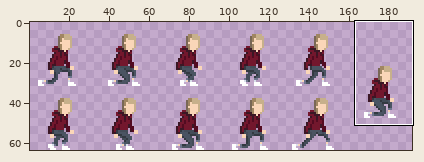
A sprite sheet gets an edit: Unity/Vertical Slice/Assets/Kaelyn Sprites/player_hiding_sprites.png. The first picture is a wide view before the edit; the outline marks the close-up.
Close-up. Before the commit:
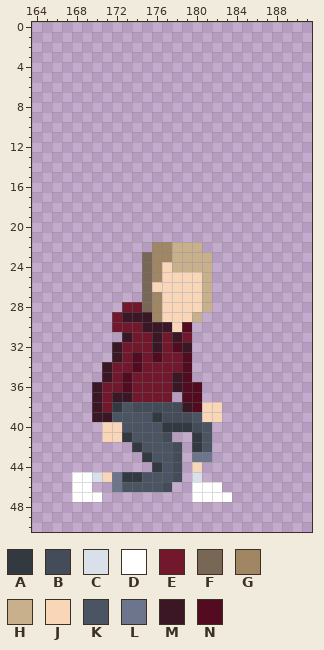
The file is 192x64 pixels. Shown: x 164..191, y 0..50. The wide view leaves out empty margins.
Palette (. is transparent): A #333941  B #434c58  C #dae0ea  D #ffffff  E #73172d  F #796755  G #a08662  H #c7b08b  J #fad6b8  K #4a5462  L #6d758d  M #3b1725  N #530b21
Pixels before, first column x 168:
22 ........GGHHH...
23 .......FGGHHHH..
24 .......FGJHHHH..
25 .......FGJJJJH..
26 .......FJJJJJH..
27 .......FGJJJJH..
28 .....EEFGJJJJH..
29 ....EMMMGJJJH...
30 ....EEEMMMJN....
31 .....MEEMEME....
32 ....MEEEMENM....
33 ....MENENEEN....
34 ...MEENEEEEN....
35 ...MENEEEEMN....
36 ..MEENEEEEMNN...
37 ..MEMMEEEE.NN...
38 ..MEAKBBBBBMNJJ.
39 ..MMKKKKABBBKJJ.
40 ...JJKKKKAAABK..
41 ...JJAKKKB..AK..
42 ......AKKKB.AK..
43 .......AKKB.LL..
44 ........AKB.J...
45 DDCJLAAKKKB.C...
46 DD..LKKKKB..DDD.
47 DDD.........DDDD
After:
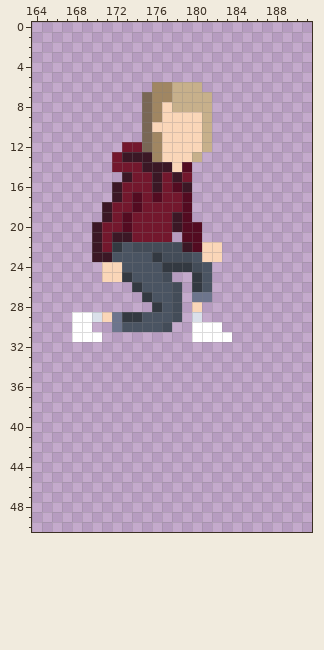
Message: Added a scene for the vertical slice, uploaded sprites to the player prefab.
From old to new:
Changed rows in their new state; - is an unchanged pixel.
first column x 168:
 6 --------GGHHH---
 7 -------FGGHHHH--
 8 -------FGJHHHH--
 9 -------FGJJJJH--
10 -------FJJJJJH--
11 -------FGJJJJH--
12 -----EEFGJJJJH--
13 ----EMMMGJJJH---
14 ----EEEMMMJN----
15 -----MEEMEME----
16 ----MEEEMENM----
17 ----MENENEEN----
18 ---MEENEEEEN----
19 ---MENEEEEMN----
20 --MEENEEEEMNN---
21 --MEMMEEEE-NN---
22 --MEAKBBBBBMNJJ-
23 --MMKKKKABBBKJJ-
24 ---JJKKKKAAABK--
25 ---JJAKKKB..AK--
26 ------AKKKB.AK--
27 -------AKKB.LL--
28 -----...AKB.-.--
29 DDCJLAAKKKB.C---
30 DD--LKKKKB..DDD-
31 DDD--.......DDDD
32 ----........----
33 ----........----
34 ---.........----
35 ---.........----
36 --...........---
37 --........-..---
38 --.............-
39 --.............-
40 ---...........--
41 ---.......--..--
42 ------.....-..--
43 -------....-..--
44 --------...-.---
45 ...........-.---
46 ..--......--...-
47 ...---------....
Where, in picture pixels (left, top, right, bottom), the same in both close-ups:
changed: (72, 82, 232, 502)
